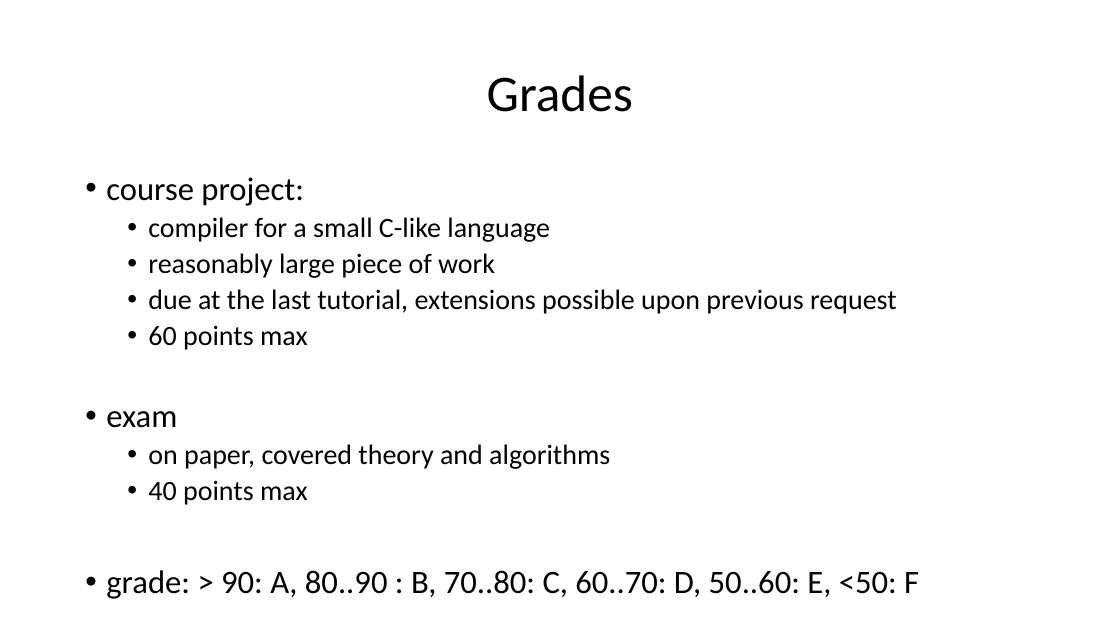
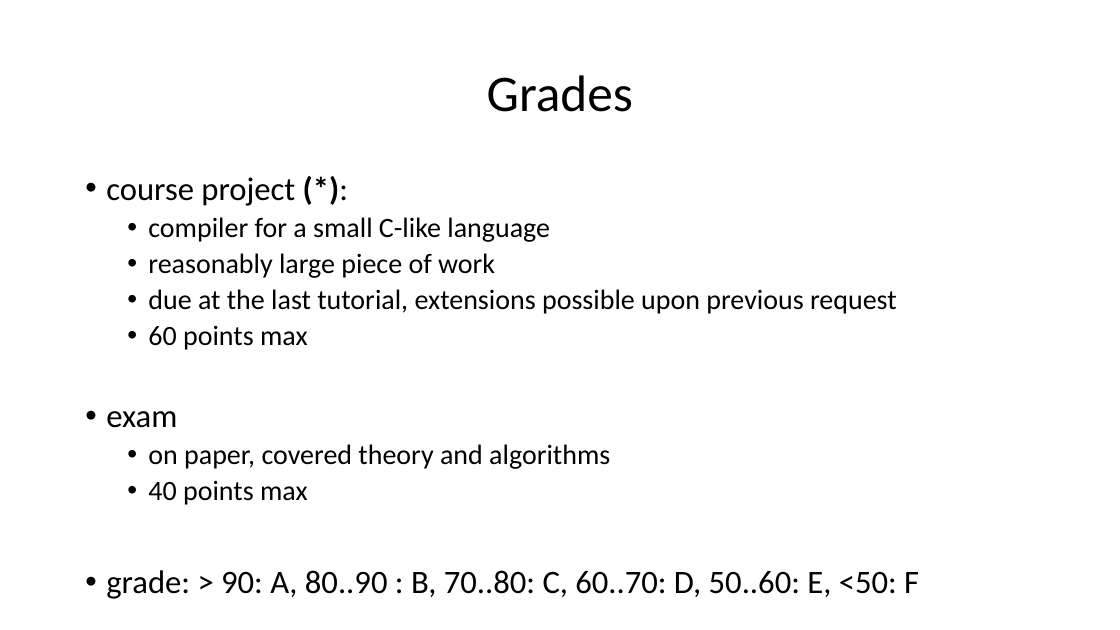
Before and after one commit to ganoliz/NI-GEN, a slide deck: slide 7 of media/NI-GEN-1.pptx. Drawn at 1120x630 pixels with LibreOffice and Linux fonts; fonts in the diff are those of the drawing. Boxes give left, top, right and bottom in pixels: in the first picture for what was removed or moved away, otherwise in the second. Text is boxed around its words. In the diff, an @@ line names an element or a change of style, - is before the commit and + after.

```diff
--- a/media/NI-GEN-1.pptx
+++ b/media/NI-GEN-1.pptx
@@ text at bbox=[106, 177, 295, 206]: text changed @@
-• course project:
+• course project (*):
```
Also in this commit, not shown: 8 other slides changed, 1 other file.
